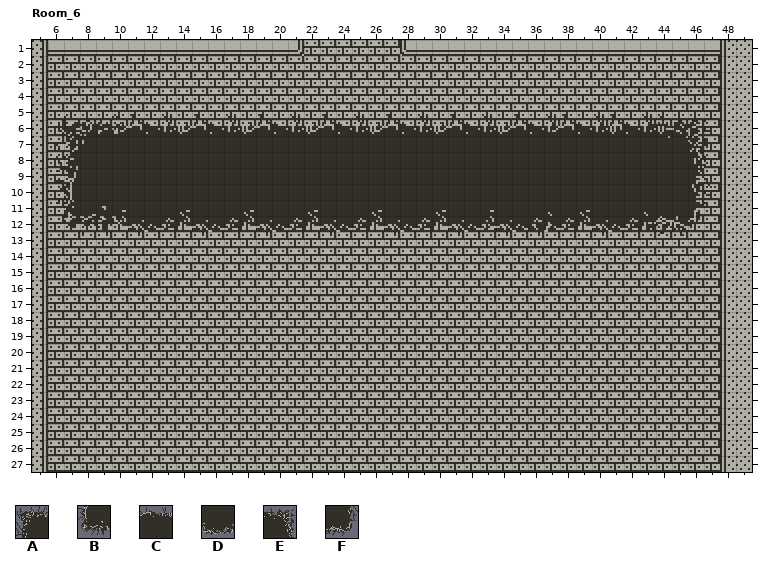
Two states of a LDtk project, LDTK/DPplaydate.ldtk. Above: the version before the commit.
Cells are 8x8 px. Shown: Room_6 x 5..49, y 1..27. The commit also changed other parts of the map, which this record leaves out.
Key: from "Props": A 23, B 25, C 26, D 28, E 29, F 31.
Objects are placed by their top-left corner, in cells (3,4 is the top-left corner of cell 3,4); size is 1x1 cell unless given.
Layers that did not change in this view are not listed.
Objects on layer "Holes" before:
A "HoleTopLeft" at 6.5,5.5 size 4x4
E "HoleTopRight" at 43.5,5.5 size 4x4
C "HoleTop" at 34.5,5.5 size 4x4
C "HoleTop" at 10.5,5.5 size 4x4
C "HoleTop" at 14.5,5.5 size 4x4
C "HoleTop" at 18.5,5.5 size 4x4
C "HoleTop" at 22.5,5.5 size 4x4
C "HoleTop" at 30.5,5.5 size 4x4
C "HoleTop" at 26.5,5.5 size 4x4
C "HoleTop" at 40.5,5.5 size 4x4
C "HoleTop" at 37.5,5.5 size 4x4
F "HoleBottomRight" at 43.5,9.5 size 4x4
B "HoleBottomLeft" at 6.5,9.5 size 4x4
D "HoleBottom" at 10.5,9.5 size 4x4
D "HoleBottom" at 14.5,9.5 size 4x4
D "HoleBottom" at 18.5,9.5 size 4x4
D "HoleBottom" at 22.5,9.5 size 4x4
D "HoleBottom" at 26.5,9.5 size 4x4
D "HoleBottom" at 30.5,9.5 size 4x4
D "HoleBottom" at 39.5,9.5 size 4x4
D "HoleBottom" at 35.5,9.5 size 4x4
D "HoleBottom" at 33.5,9.5 size 4x4
New version:
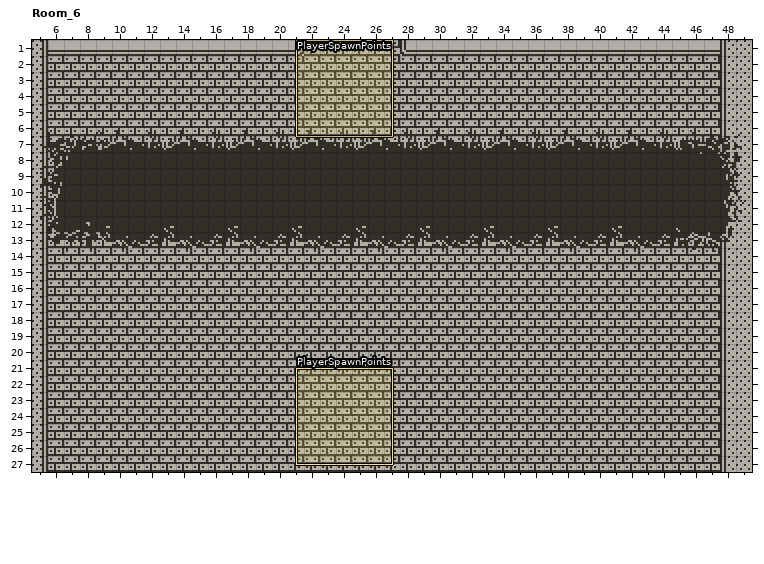
The exact change:
Layer "Holes":
added: C "HoleTop" at 21.5,6.5 size 4x4
added: C "HoleTop" at 25.5,6.5 size 4x4
added: C "HoleTop" at 17.5,6.5 size 4x4
added: C "HoleTop" at 13.5,6.5 size 4x4
added: C "HoleTop" at 9.5,6.5 size 4x4
added: A "HoleTopLeft" at 5.5,6.5 size 4x4
added: C "HoleTop" at 29.5,6.5 size 4x4
added: C "HoleTop" at 33.5,6.5 size 4x4
added: C "HoleTop" at 37.5,6.5 size 4x4
added: C "HoleTop" at 41.5,6.5 size 4x4
added: E "HoleTopRight" at 45.5,6.5 size 4x4
added: D "HoleBottom" at 9.5,10.5 size 4x4
added: D "HoleBottom" at 13.5,10.5 size 4x4
added: D "HoleBottom" at 17.5,10.5 size 4x4
added: D "HoleBottom" at 21.5,10.5 size 4x4
added: D "HoleBottom" at 25.5,10.5 size 4x4
added: D "HoleBottom" at 29.5,10.5 size 4x4
added: D "HoleBottom" at 33.5,10.5 size 4x4
added: D "HoleBottom" at 37.5,10.5 size 4x4
added: D "HoleBottom" at 41.5,10.5 size 4x4
added: F "HoleBottomRight" at 45.5,10.5 size 4x4
added: B "HoleBottomLeft" at 5.5,10.5 size 4x4
removed: A "HoleTopLeft" at 6.5,5.5 size 4x4
removed: E "HoleTopRight" at 43.5,5.5 size 4x4
removed: C "HoleTop" at 34.5,5.5 size 4x4
removed: C "HoleTop" at 10.5,5.5 size 4x4
removed: C "HoleTop" at 14.5,5.5 size 4x4
removed: C "HoleTop" at 18.5,5.5 size 4x4
removed: C "HoleTop" at 22.5,5.5 size 4x4
removed: C "HoleTop" at 30.5,5.5 size 4x4
removed: C "HoleTop" at 26.5,5.5 size 4x4
removed: C "HoleTop" at 40.5,5.5 size 4x4
removed: C "HoleTop" at 37.5,5.5 size 4x4
removed: F "HoleBottomRight" at 43.5,9.5 size 4x4
removed: B "HoleBottomLeft" at 6.5,9.5 size 4x4
removed: D "HoleBottom" at 10.5,9.5 size 4x4
removed: D "HoleBottom" at 14.5,9.5 size 4x4
removed: D "HoleBottom" at 18.5,9.5 size 4x4
removed: D "HoleBottom" at 22.5,9.5 size 4x4
removed: D "HoleBottom" at 26.5,9.5 size 4x4
removed: D "HoleBottom" at 30.5,9.5 size 4x4
removed: D "HoleBottom" at 39.5,9.5 size 4x4
removed: D "HoleBottom" at 35.5,9.5 size 4x4
removed: D "HoleBottom" at 33.5,9.5 size 4x4
Layer "PSpawnPoints" (added):
added: "PlayerSpawnPoints" rectangle at 21.5,21.5 size 6x6
added: "PlayerSpawnPoints" rectangle at 21.5,1 size 6x6
